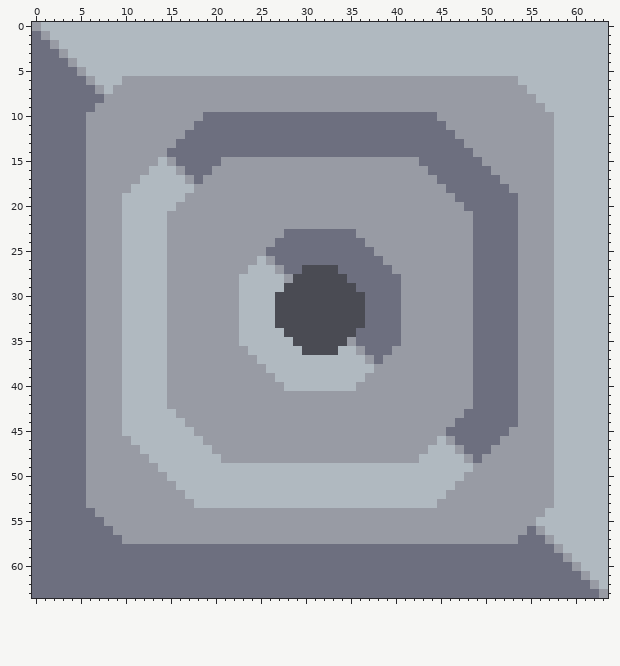
Edited in one commit: pixel-art sprite (sprites/blocks/production/copper-modifier.png). Above: the version before the commit.
The file is 64x64 pixels.
The same view after the edit:
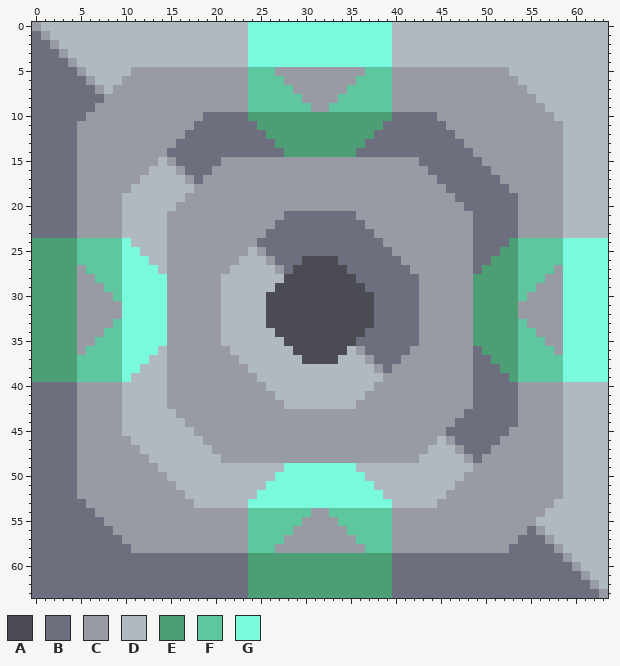
Palette (. is transparent): A #4a4b53  B #6d6f7f  C #989ba4  D #b0b9c0  E #4c9e74  F #5fc79f  G #7afadc
The edit:
y 0..4: x 24..39 DDDDDDDDDDDDDDDD -> GGGGGGGGGGGGGGGG
y 5: x 11..52 DDDDDDDDDDDDDDDDDDDDDDDDDDDDDDDDDDDDDDDDDD -> CCCCCCCCCCCCCFFFCCCCCCCCCCFFFCCCCCCCCCCCCC
y 6: x 24..27 CCCC -> FFFF; x 36..39 CCCC -> FFFF
y 7: x 24..28 CCCCC -> FFFFF; x 35..39 CCCCC -> FFFFF
y 8: x 24..29 CCCCCC -> FFFFFF; x 34..39 CCCCCC -> FFFFFF
y 9: x 24..30 CCCCCCC -> FFFFFFF; x 33..39 CCCCCCC -> FFFFFFF
y 10: x 24..39 BBBBBBBBBBBBBBBB -> EEEEEEEEEEEEEEEE
y 11: x 5 B -> C; x 25..38 BBBBBBBBBBBBBB -> EEEEEEEEEEEEEE; x 58 D -> C
y 12: x 5 B -> C; x 26..37 BBBBBBBBBBBB -> EEEEEEEEEEEE; x 58 D -> C
y 13: x 5 B -> C; x 27..36 BBBBBBBBBB -> EEEEEEEEEE; x 58 D -> C
y 14: x 5 B -> C; x 28..35 BBBBBBBB -> EEEEEEEE; x 58 D -> C
y 15..20: x 5 B -> C; x 58 D -> C
y 21: x 5 B -> C; x 28..35 CCCCCCCC -> BBBBBBBB; x 58 D -> C
y 22: x 5 B -> C; x 27..36 CCCCCCCCCC -> BBBBBBBBBB; x 58 D -> C
y 23: x 5 B -> C; x 26..27 CC -> BB; x 36..37 CC -> BB; x 58 D -> C
y 24: x 0..10 BBBBBBCCCCD -> EEEEEFFFFFG; x 25..26 CC -> BB; x 37..38 CC -> BB; x 53..63 BCCCCDDDDDD -> EFFFFFGGGGG
y 25: x 0..11 BBBBBBCCCCDD -> EEEEEFFFFFGG; x 24 C -> D; x 38..39 CC -> BB; x 52..63 BBCCCCDDDDDD -> EEFFFFFGGGGG
y 26: x 0..12 BBBBBBCCCCDDD -> EEEEEFFFFFGGG; x 23..24 CC -> DD; x 30..33 BBBB -> AAAA; x 39..40 CC -> BB; x 51..63 BBBCCCCDDDDDD -> EEEFFFFFGGGGG
y 27: x 0..13 BBBBBBCCCCDDDD -> EEEEECFFFFGGGG; x 22..23 CC -> DD; x 29 B -> A; x 34 B -> A; x 40..41 CC -> BB; x 50..63 BBBBCCCCDDDDDD -> EEEEFFFFCGGGGG
y 28: x 0..5 BBBBBB -> EEEEEC; x 7..14 CCCDDDDD -> FFFGGGGG; x 21..22 CC -> DD; x 28 C -> A; x 35 B -> A; x 41..42 CC -> BB; x 49..56 BBBBBCCC -> EEEEEFFF; x 58..63 DDDDDD -> CGGGGG
y 29: x 0..5 BBBBBB -> EEEEEC; x 8..14 CCDDDDD -> FFGGGGG; x 21..22 CC -> DD; x 27 D -> A; x 36 B -> A; x 41..42 CC -> BB; x 49..55 BBBBBCC -> EEEEEFF; x 58..63 DDDDDD -> CGGGGG
y 30: x 0..5 BBBBBB -> EEEEEC; x 9..14 CDDDDD -> FGGGGG; x 21..22 CC -> DD; x 26 D -> A; x 37 B -> A; x 41..42 CC -> BB; x 49..54 BBBBBC -> EEEEEF; x 58..63 DDDDDD -> CGGGGG
y 31..32: x 0..5 BBBBBB -> EEEEEC; x 10..14 DDDDD -> GGGGG; x 21..22 CC -> DD; x 26 D -> A; x 37 B -> A; x 41..42 CC -> BB; x 49..53 BBBBB -> EEEEE; x 58..63 DDDDDD -> CGGGGG
y 33: x 0..5 BBBBBB -> EEEEEC; x 9..14 CDDDDD -> FGGGGG; x 21..22 CC -> DD; x 26 D -> A; x 37 B -> A; x 41..42 CC -> BB; x 49..54 BBBBBC -> EEEEEF; x 58..63 DDDDDD -> CGGGGG
y 34: x 0..5 BBBBBB -> EEEEEC; x 8..14 CCDDDDD -> FFGGGGG; x 21..22 CC -> DD; x 27 D -> A; x 36 B -> A; x 41..42 CC -> BB; x 49..55 BBBBBCC -> EEEEEFF; x 58..63 DDDDDD -> CGGGGG
y 35: x 0..5 BBBBBB -> EEEEEC; x 7..14 CCCDDDDD -> FFFGGGGG; x 21..22 CC -> DD; x 28 D -> A; x 35 C -> A; x 41..42 CC -> BB; x 49..56 BBBBBCCC -> EEEEEFFF; x 58..63 DDDDDD -> CGGGGG
y 36: x 0..13 BBBBBBCCCCDDDD -> EEEEECFFFFGGGG; x 22..23 CC -> DD; x 29 D -> A; x 34 D -> A; x 40..41 CC -> BB; x 50..63 BBBBCCCCDDDDDD -> EEEEFFFFCGGGGG
y 37: x 0..12 BBBBBBCCCCDDD -> EEEEEFFFFFGGG; x 23..24 CC -> DD; x 30..33 DDDD -> AAAA; x 39..40 CC -> BB; x 51..63 BBBCCCCDDDDDD -> EEEFFFFFGGGGG
y 38: x 0..11 BBBBBBCCCCDD -> EEEEEFFFFFGG; x 24..25 CC -> DD; x 39 C -> B; x 52..63 BBCCCCDDDDDD -> EEFFFFFGGGGG
y 39: x 0..10 BBBBBBCCCCD -> EEEEEFFFFFG; x 25..26 CC -> DD; x 37..38 CC -> DD; x 53..63 BCCCCDDDDDD -> EFFFFFGGGGG
y 40: x 5 B -> C; x 26..27 CC -> DD; x 36..37 CC -> DD; x 58 D -> C
y 41: x 5 B -> C; x 27..36 CCCCCCCCCC -> DDDDDDDDDD; x 58 D -> C
y 42: x 5 B -> C; x 28..35 CCCCCCCC -> DDDDDDDD; x 58 D -> C
y 43..48: x 5 B -> C; x 58 D -> C
y 49: x 5 B -> C; x 28..35 DDDDDDDD -> GGGGGGGG; x 58 D -> C
y 50: x 5 B -> C; x 27..36 DDDDDDDDDD -> GGGGGGGGGG; x 58 D -> C
y 51: x 5 B -> C; x 26..37 DDDDDDDDDDDD -> GGGGGGGGGGGG; x 58 D -> C
y 52: x 5 B -> C; x 25..38 DDDDDDDDDDDDDD -> GGGGGGGGGGGGGG; x 58 D -> C
y 53: x 24..39 DDDDDDDDDDDDDDDD -> GGGGGGGGGGGGGGGG
y 54: x 24..30 CCCCCCC -> FFFFFFF; x 33..39 CCCCCCC -> FFFFFFF
y 55: x 24..29 CCCCCC -> FFFFFF; x 34..39 CCCCCC -> FFFFFF
y 56: x 24..28 CCCCC -> FFFFF; x 35..39 CCCCC -> FFFFF
y 57: x 24..27 CCCC -> FFFF; x 36..39 CCCC -> FFFF
y 58: x 11..52 BBBBBBBBBBBBBBBBBBBBBBBBBBBBBBBBBBBBBBBBBB -> CCCCCCCCCCCCCFFFCCCCCCCCCCFFFCCCCCCCCCCCCC
y 59..63: x 24..39 BBBBBBBBBBBBBBBB -> EEEEEEEEEEEEEEEE
